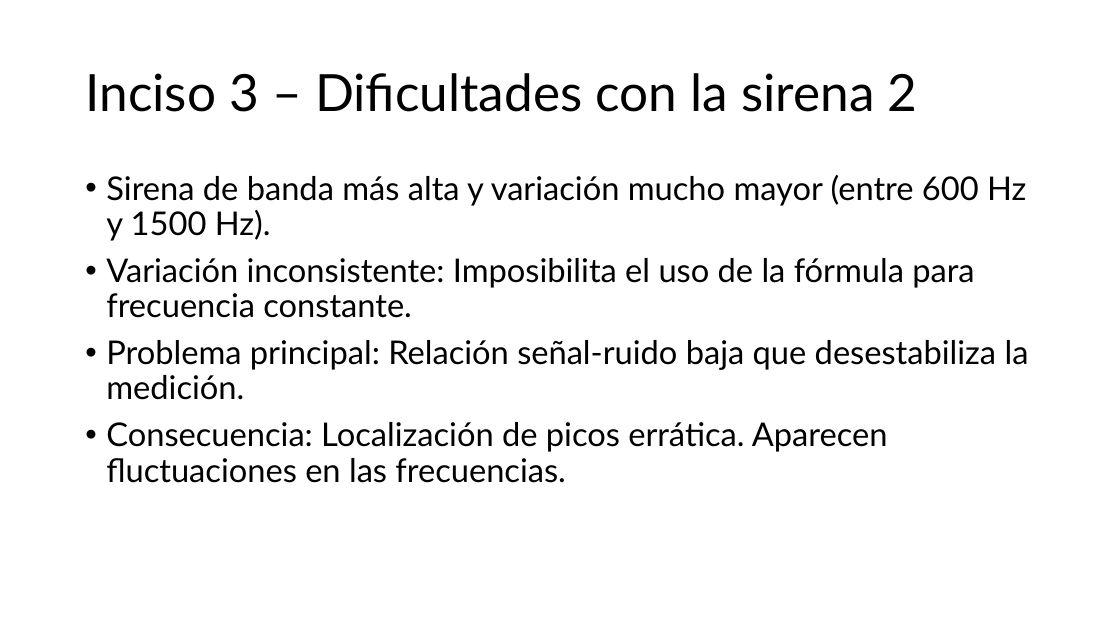
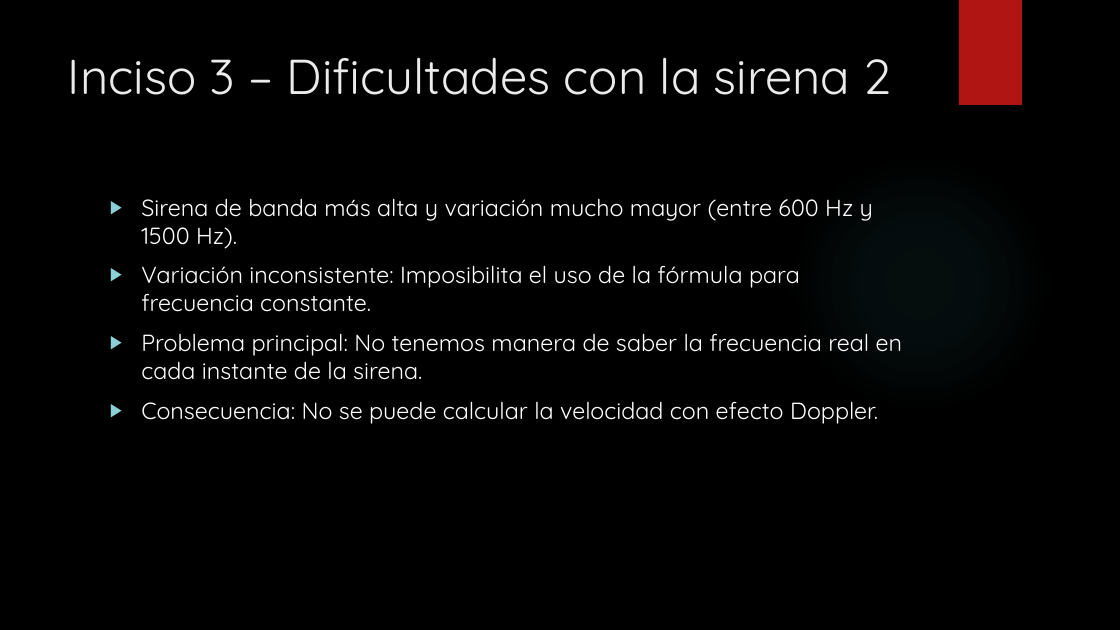
Before and after one commit to pabloDLQ/tp1-analisis-numerico, a slide deck: slide 9 of Presentación/Propuesta TP1 Análisis Numérico.pptx. Drawn at 1120x630 pixels with LibreOffice and Linux fonts; fonts in the diff are those of the drawing; background and template pictures are left out. Boxes give left, top, right and bottom in pixels: in the first picture for what was removed or moved away, otherwise in the second. Text is boxed around its words. In the diff, an @@ line names an element or a change of style, - is before the commit and + after.

Commit message:
Add FFT images, PDFs; remove analizar_item2.py
Replace original siren images with FFT versions, add deliverable and presentation PDFs, and update presentation assets. Changes include: modified Entregable.docx and added Entregable.pdf; removed Imagenes/Sirena1_Original.png and Imagenes/Sirena2_Original.png and added Sirena1_Originalfft.png and Sirena2_Originalfft.png; added Presentación/Guion.docx and Presentación/Guion.pdf; updated Presentación/Propuesta TP1 Análisis Numérico.pptx; and deleted src/analizar_item2.py (obsolete analysis script).

```diff
--- a/Presentación/Propuesta TP1 Análisis Numérico.pptx
+++ b/Presentación/Propuesta TP1 Análisis Numérico.pptx
@@ background #FFFFFF to picture (left out) @@
@@ rectangle added at <box>959,0,1022,105</box>, fill #B01513 @@
@@ title "Inciso 3 – Dificultades con ...": place and size @@
-title "Inciso 3 – Dificultades con ..." at <box>85,73,918,112</box>
+title "Inciso 3 – Dificultades con ..." at <box>68,57,892,95</box>
@@ title "Inciso 3 – Dificultades con ..." at <box>68,57,892,95</box>: size 44 to 42 pt, font Lato to Quicksand, text colour #000000 to #EBEBEB; line spacing 0.9 to 1; vertical alignment middle to top @@
@@ ellipse added at <box>791,154,1049,413</box>, fill gradient #50B9C1 @@
@@ text "Sirena de banda más alta ...": place and size @@
-text "Sirena de banda más alta ..." at <box>106,175,1029,483</box>
+text "Sirena de banda más alta ..." at <box>141,198,902,424</box>
@@ text at <box>141,198,873,312</box>: size 28 to 20 pt, font Lato to Quicksand, text colour #000000 to #FFFFFF in "Sirena de banda más alta y variación ...", "Variación inconsistente: Imposibilita el uso de la ..."; bullet • to ▶; line spacing 0.9 to 1 @@
@@ text at <box>141,333,902,424</box>: text changed; size 28 to 20 pt; font Lato to Quicksand; text colour #000000 to #FFFFFF @@
-• Problema principal: Relación señal-ruido baja que desestabiliza la medición.
-• Consecuencia: Localización de picos errática. Aparecen fluctuaciones en las frecuencias.
+▶ Problema principal: No tenemos manera de saber la frecuencia real en cada instante de la sirena.
+▶ Consecuencia: No se puede calcular la velocidad con efecto Doppler.
```
Also in this commit, not shown: 6 other slides changed, 7 slides added, 6 slides removed, 9 other files.
